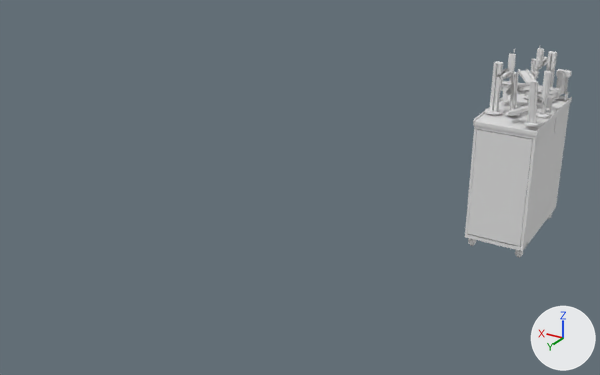
Two versions of the COLLADA model models/mps_ring/meshes/mps_ring.dae, one commit apart.
Camera for both pictures: a 50 mm lens placed at (-1.41, 4.18, 2.23), pointed at (0.47, 1.06, 0.67). The lights are fixed; the arrows at lower right show +X, +Y and +Z. Where no turn or scale is listed for an object, it has been applied to the vertices. Vertices at the same position are counted once.

The scene before the commit, as lines of its bpy script (objects in view):
```python
me_shapeindexedfaceset_067 = bpy.data.meshes.new('ShapeIndexedFaceSet.067')
me_shapeindexedfaceset_067.from_pydata(...)  # 5249 vertices, 7873 faces; spans x -0.349..0.002, y 0.0..0.7, z -0.762..0.359
ob_shapeindexedfaceset_066 = bpy.data.objects.new('ShapeIndexedFaceSet_066', me_shapeindexedfaceset_067)
ob_shapeindexedfaceset_066.location = (-0.002, -0.7, 0.763)
```
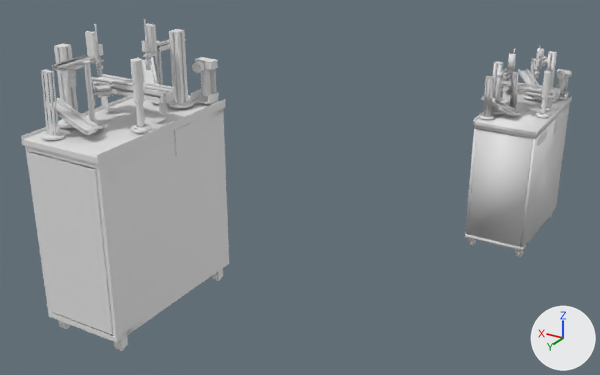
The newer file is also turned or shifted as a whole; pictures and numbers use the older file's frame.

Location of each change, [x1, y1, x2, y2] in pixels of the pictures (600 x 375 px; the box of a moved part takes in the faces that stretch with it):
'old.001', added: after [21, 19, 229, 351]
part 1 of me_shapeindexedfaceset_067, moved or reshaped: before [510, 101, 545, 111]; after [482, 96, 514, 113]
part 2 of me_shapeindexedfaceset_067, moved or reshaped: before [508, 105, 543, 116]; after [481, 98, 513, 115]
part 3 of me_shapeindexedfaceset_067, moved or reshaped: before [524, 121, 540, 126]; after [479, 114, 494, 120]
part 4 of me_shapeindexedfaceset_067, deleted: before [508, 81, 542, 124]
part 5 of me_shapeindexedfaceset_067, built on: before [509, 102, 546, 116]; after [481, 76, 516, 117]

Patch to the scene script:
```diff
--- a/models/mps_ring/meshes/mps_ring.dae.py
+++ b/models/mps_ring/meshes/mps_ring.dae.py
@@ mat_material_001 @@
+mat_material_001 = principled_material('Material.001')
+mat_material_001.base_color = (0.8, 0.8, 0.8)  # white #e7e7e7
@@ me_shapeindexedfaceset_067 @@
 # used by ob_shapeindexedfaceset_066; location = (-0.002, -0.7, 0.763)
-me_shapeindexedfaceset_067.from_pydata(...)  # 5249 vertices, 7873 faces; spans x -0.349..0.002, y 0.0..0.7, z -0.762..0.359
+me_shapeindexedfaceset_067.from_pydata(...)  # 5249 vertices, 7873 faces; spans x -0.349..0.008, y 0.0..0.7, z -0.762..0.359
+# me_shapeindexedfaceset_067 part 1: the loose piece of 8 vertices spanning x -0.339..-0.162, y 0.578..0.589, z 0.063..0.146 is scaled about its middle by (-1.03, 1.04, 0.807), then moved by (0.16, 0.016, -0.012), in mat_material_001 (white #e7e7e7)
+# me_shapeindexedfaceset_067 part 2: the loose piece of 8 vertices spanning x -0.344..-0.167, y 0.63..0.641, z 0.055..0.138 is scaled about its middle by (-1.03, 1.04, 0.807), then moved by (0.168, -0.036, -0.014), in mat_material_001 (white #e7e7e7)
+# me_shapeindexedfaceset_067 part 3: the loose piece of 32 vertices spanning x -0.344..-0.264, y 0.618..0.698, z 0.032..0.045 is multiplied about its middle by the matrix ((-0.996, 0.017, 0.086), (0.019, 1.0, 0.024), (0.085, -0.026, 0.996)), then moved by (0.261, -0.038, -0.019), in mat_material_001 (white #e7e7e7)
+# me_shapeindexedfaceset_067 part 4: 14 loose pieces with 68 vertices, spanning x -0.344..-0.159, y 0.59..0.668, z 0.04..0.266, are deleted
+# me_shapeindexedfaceset_067 part 5
+# 12 vertices are removed from x -0.348..-0.162, y 0.585..0.631, z 0.047..0.146
+# 16 faces are deleted
+# 67 vertices are added at x -0.187..0.007, y 0.541..0.63, z 0.023..0.246
+# 7 new vertices lie (0.002, -0.001, 0.22) away from vertices in x -0.062..-0.023, y 0.61..0.63, z 0.023
+# 6 new vertices lie (0.001, 0.04, 0.0) away from vertices in x -0.187..0.007, y 0.551..0.555, z 0.044..0.114
+# 96 new faces join them
+# me_shapeindexedfaceset_067 part 6: the surface is now shaded smooth
+me_shapeindexedfaceset_067.materials.append(mat_material_001)  # white #e7e7e7
@@ me_shapeindexedfaceset_002 @@
+me_shapeindexedfaceset_002.from_pydata(...)  # 5248 vertices, 7873 faces; spans x 24.0..729.0, y 32.0..417.0, z -761.0..374.0
@@ ob_old_001 @@
+ob_old_001 = bpy.data.objects.new('old.001', me_shapeindexedfaceset_002)
+ob_old_001.location = (0.394, 1.65, 1.255)
+ob_old_001.rotation_euler = (3.094, -0.015, -1.571)  # degrees (177, -0.9, -90)
+ob_old_001.scale = (-0.001, -0.001, -0.001)
```
